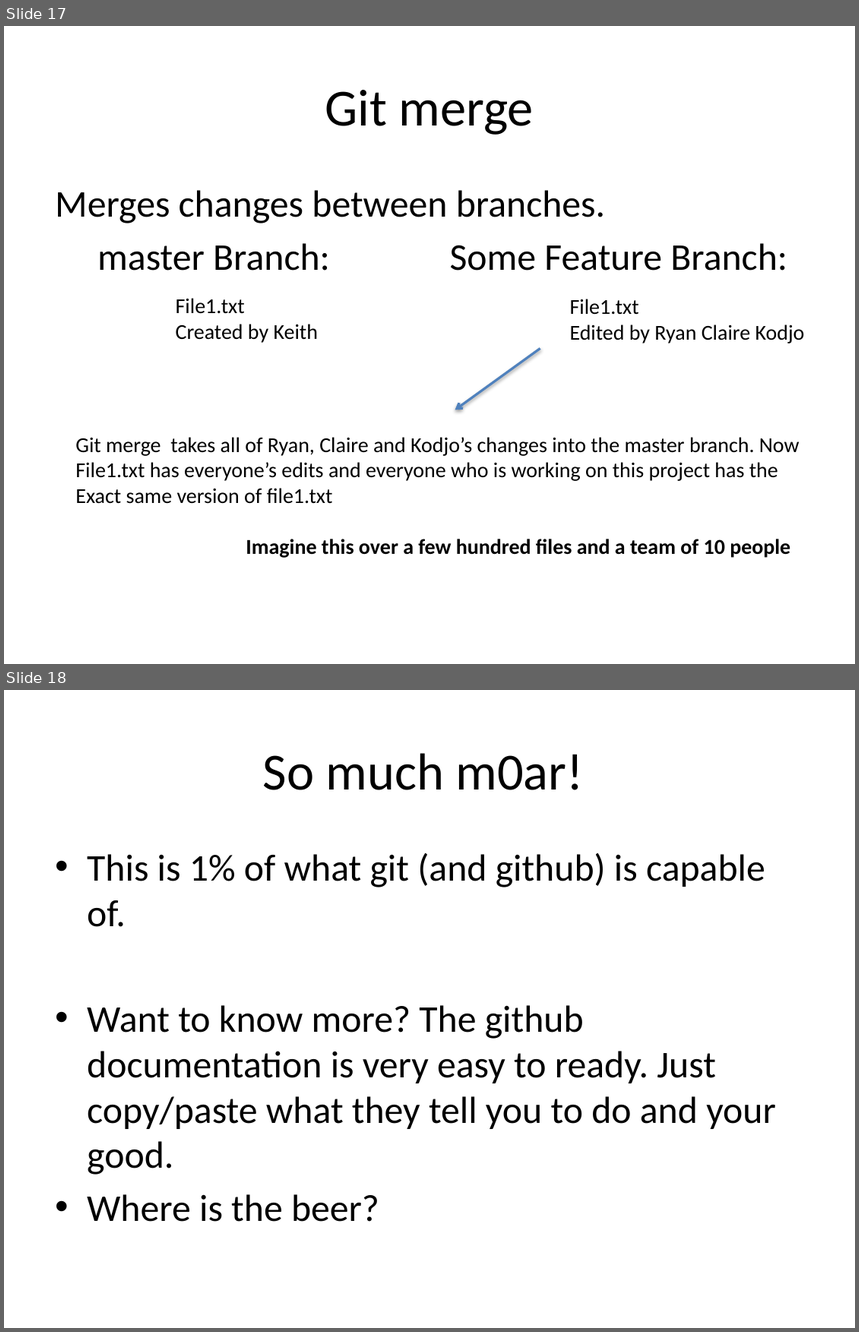
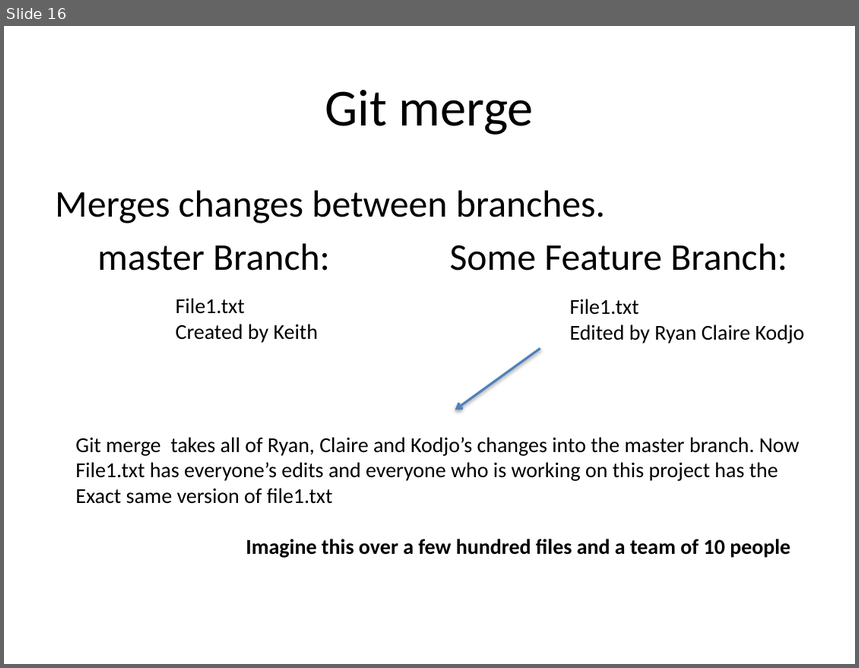
Before and after one commit to jtian1167/SLP-demo, a slide deck: SLP github.pptx. Shown one above the other, each under a label of ours: slides 17 and 18 before the commit, slide 16 after it. The pictures are 859x1332 and 859x668 pixels, drawn with LibreOffice and Linux fonts; fonts in the diff are those of the drawing. Boxes give left, top, right and bottom in pixels: in the first picture for what was removed or moved away, otherwise in the second. Text is boxed around its words. In the diff, an @@ line names an element or a change of style, - is before the commit and + after.

```diff
--- a/SLP github.pptx
+++ b/SLP github.pptx
@@ slide 18 removed at (x1=4, y1=690, x2=855, y2=1328), background #FFFFFF @@
@@ title removed at (x1=263, y1=753, x2=584, y2=790) @@
-So much m0ar!
@@ text removed at (x1=87, y1=853, x2=776, y2=1222) @@
-• This is 1% of what git (and github) is capable of.
-• Want to know more? The github documentation is very easy to ready. Just copy/paste what they tell you to do and your good.
-• Where is the beer?
@@ what was slide 17 is now slide 16 @@
```
Also in this commit, not shown: 7 slides changed, 2 slides added.
